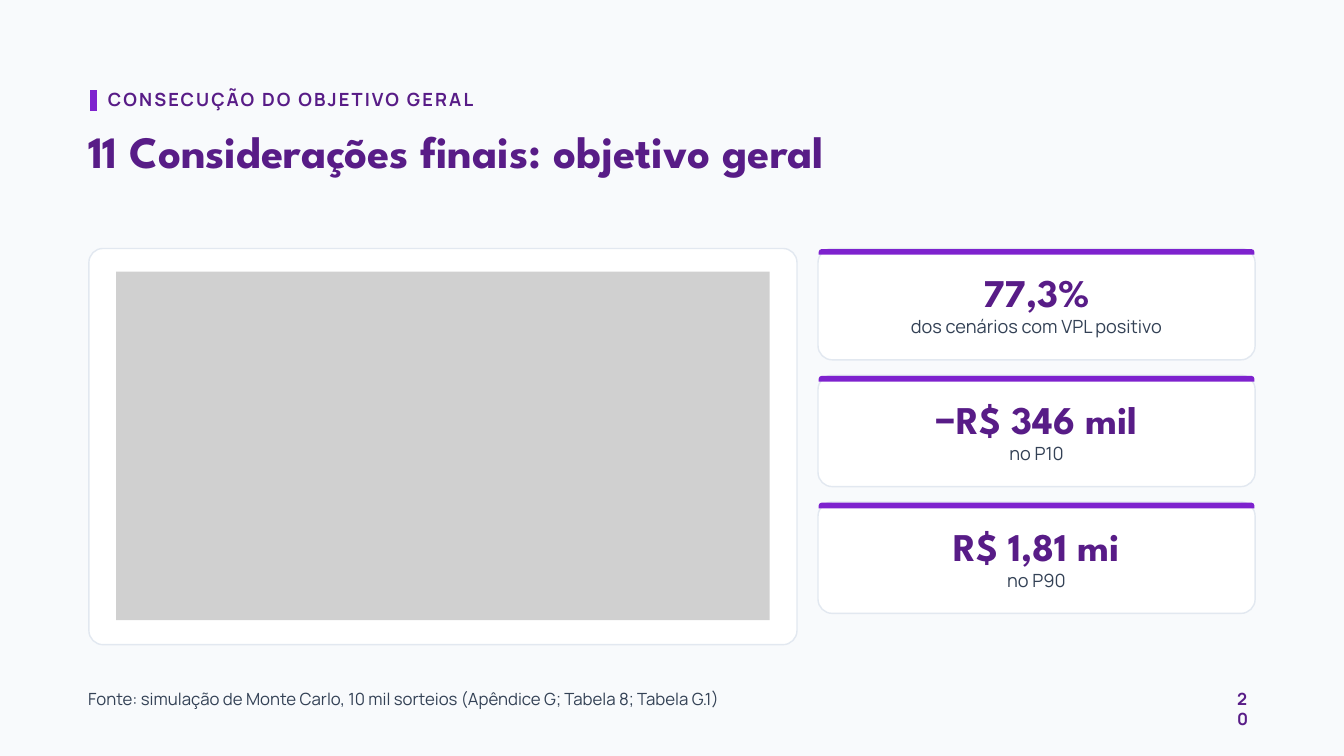
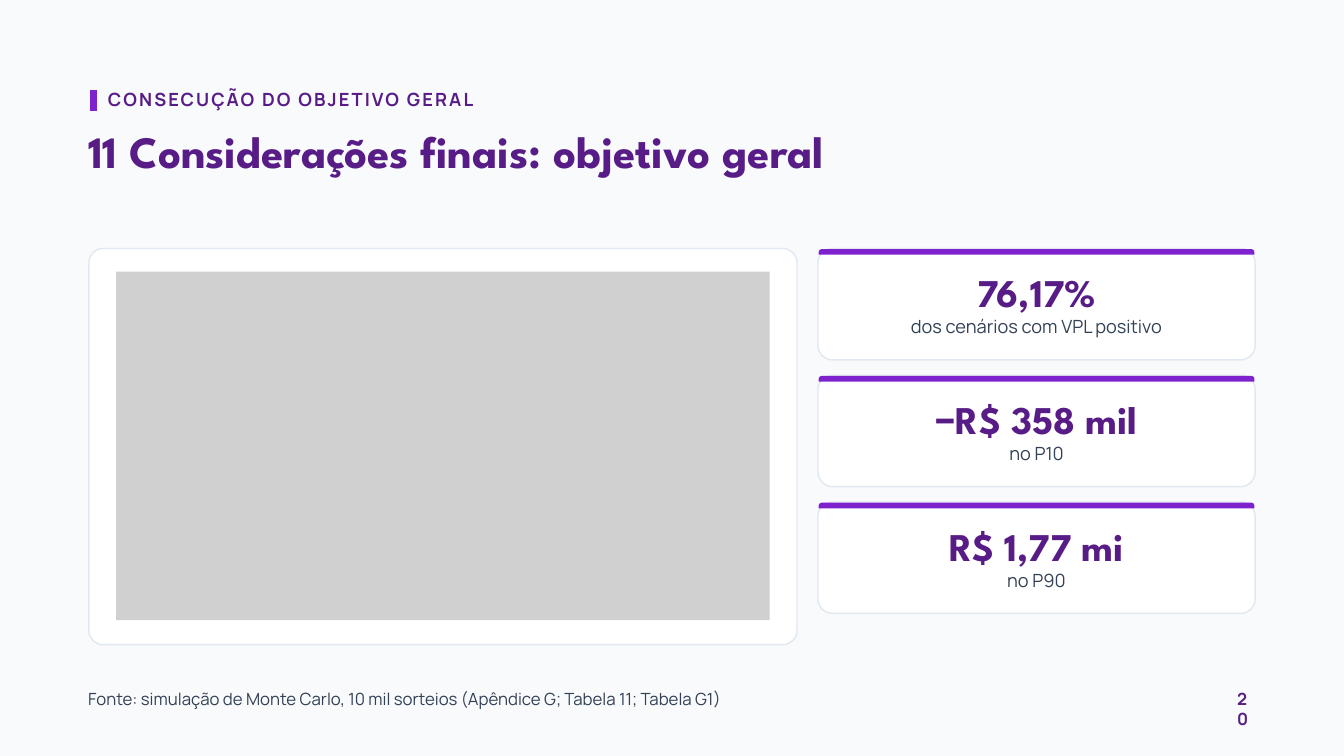
Before and after one commit to eusouopeu/interludio, a slide deck: slide 20 of apresentacao/slides-vfinal.pptx. Drawn at 1344x756 pixels with LibreOffice and Linux fonts; fonts in the diff are those of the drawing; grey boxes stand for pictures. Boxes give left, top, right and bottom in pixels: in the first picture for what was removed or moved away, otherwise in the second. Text is boxed around its words. In the diff, an @@ line names an element or a change of style, - is before the commit and + after.

```diff
--- a/apresentacao/slides-vfinal.pptx
+++ b/apresentacao/slides-vfinal.pptx
@@ text at (977, 280, 1095, 320): text changed @@
-77,3%
+76,17%
@@ text at (936, 404, 1138, 438): text changed @@
-−R$ 346 mil
+−R$ 358 mil
@@ text at (949, 531, 1124, 567): text changed @@
-R$ 1,81 mi
+R$ 1,77 mi
@@ text at (88, 690, 721, 709): text changed @@
-Fonte: simulação de Monte Carlo, 10 mil sorteios (Apêndice G; Tabela 8; Tabela G.1)
+Fonte: simulação de Monte Carlo, 10 mil sorteios (Apêndice G; Tabela 11; Tabela G1)
```
Also in this commit, not shown: 8 other slides changed, 1 other file.
